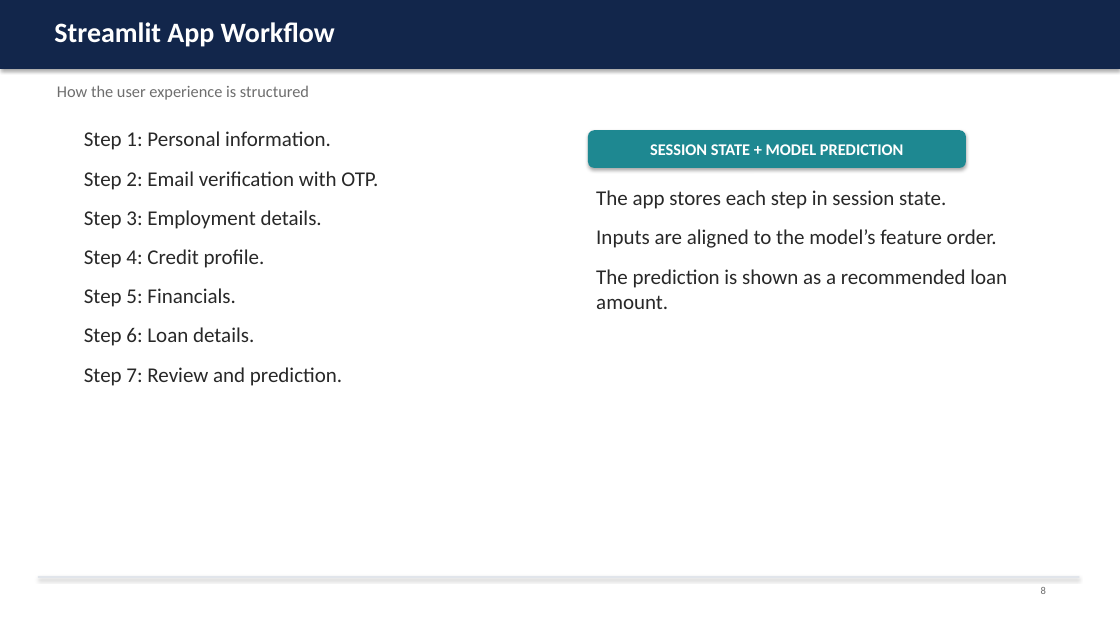
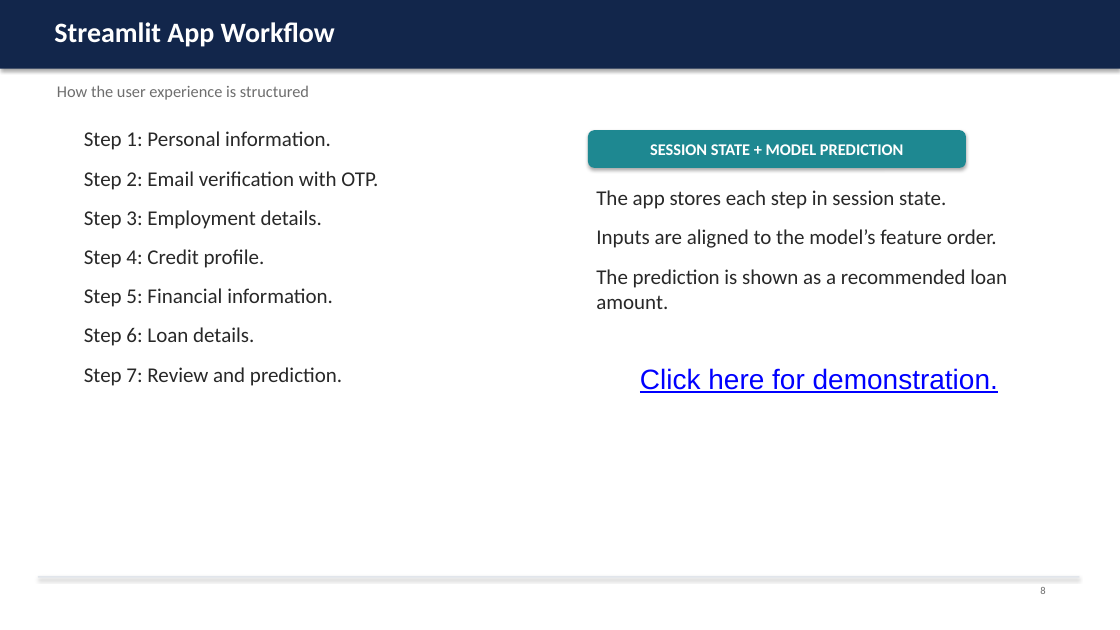
Before and after one commit to MalharJojare/TechField, a slide deck: slide 14 of project1/loan_presentation.pptx. Drawn at 1120x630 pixels with LibreOffice and Linux fonts; fonts in the diff are those of the drawing. Boxes give left, top, right and bottom in pixels: in the first picture for what was removed or moved away, otherwise in the second. Text is boxed around its words. In the diff, an @@ line names an element or a change of style, - is before the commit and + after.

```diff
--- a/project1/loan_presentation.pptx
+++ b/project1/loan_presentation.pptx
@@ text at bbox=[84, 288, 333, 307]: text changed @@
-Step 5: Financials.
+Step 5: Financial information.
@@ text added at bbox=[640, 368, 998, 393], 24 pt, text #0000FF, underline @@
+Click here for demonstration.
```
Also in this commit, not shown: 4 other slides changed, 5 other files.
